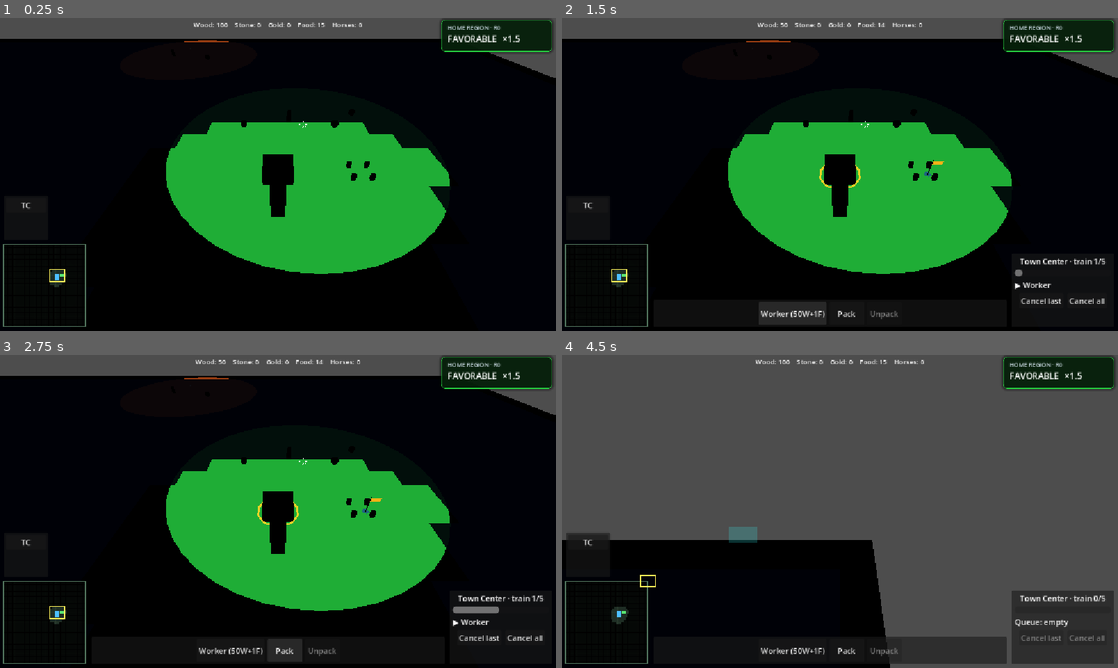
Above: before the commit, frames 1-4 (two rows, left to right).
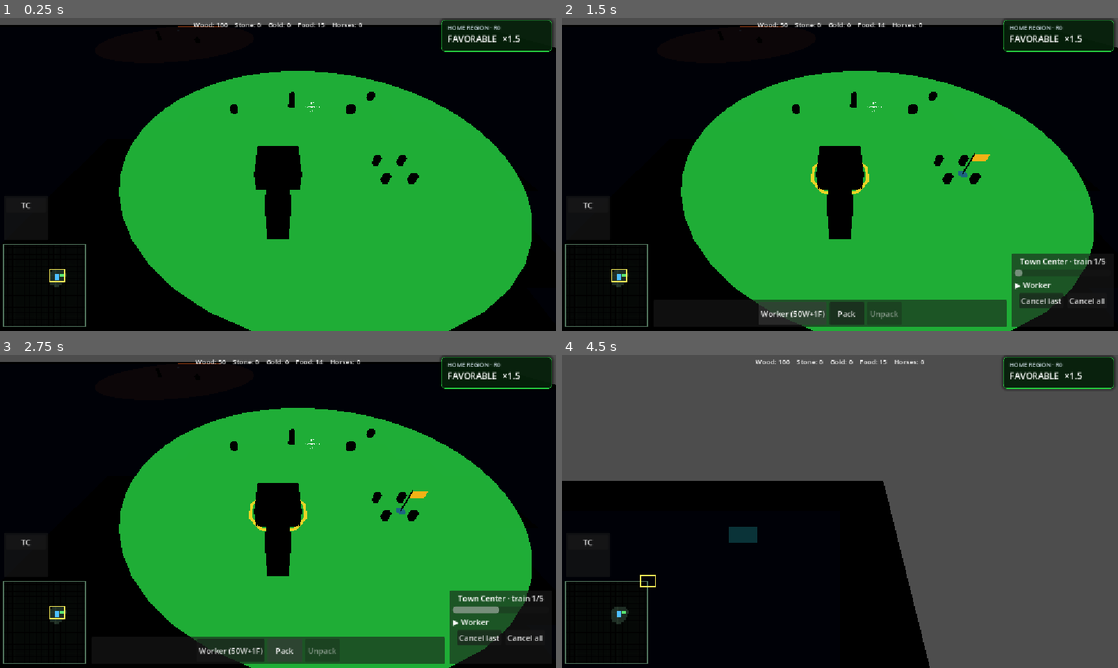
Above: after the commit, the same moments.

Repository: Ferrum-t/RTS-Game
Game: Godot game, scene res://Scenes/World/World.tscn
Two runs of this game, one before a commit and one after it. Both use one fixed random seed, a clock stepped at 60 frames per second and the inputs below.
Inputs (mouse positions are in pixels of both pictures, inside the frame that each line leads up to):
- Up to frame 1 (0.25 s): no input
- Up to frame 2 (1.5 s): click "TC" at 0.5 s; click "Worker (50W+1F)" at 1.25 s
- Up to frame 3 (2.75 s): click "Pack" at 2 s
- Up to frame 4 (4.5 s): click "Cancel last" at 2.75 s; drag from (606, 621) to (895, 442) at 3.52 s; drag from (728, 527) to (812, 574) at 4.27 s

The runs differ from the first frame. In frame 1, 35% of the frame differs, in the area x 0-100%, y 2-100%; in frame 2, 35%; in frame 3, 35%; in frame 4, 19%.

Commit message:
Fix camera: real dolly zoom, closer start on TC, edge-scroll ignores UI

Diff:
--- a/Scripts/Camera/camera_rts.gd
+++ b/Scripts/Camera/camera_rts.gd
@@ -6,10 +6,13 @@
 @export var zoom_speed := 2.0
 @export var rotate_speed := 0.005
 
-@export var edge_size := 20
+## Screen edge in pixels. Keep modest so unit clicks near HUD don't pan.
+@export var edge_size := 12
 
-@export var min_height := 8.0
-@export var max_height := 35.0
+## Dolly distance along CameraTilt +Z (was incorrectly zooming position.y).
+@export var min_distance := 12.0
+@export var max_distance := 40.0
+@export var start_distance := 20.0
 
 ## Map playable bounds (XZ). 200×200 field with margin inside zone extremes.
 @export var map_min_x: float = -95.0
@@ -36,10 +39,8 @@
 		return
 	var tc: Node3D = null
 	if bm.has_method("get_nearest_town_center"):
-		# Any player TC near origin; first registered is fine for start.
 		tc = bm.get_nearest_town_center(Vector3.ZERO, player_team_id)
 	if tc == null or not is_instance_valid(tc):
-		# Fallback: scan registered list if exposed.
 		var list: Array = bm.get("town_centers") if "town_centers" in bm else []
 		for b in list:
 			if b != null and is_instance_valid(b) and int(b.get("team_id")) == player_team_id:
@@ -51,66 +52,73 @@
 	global_position.x = p.x
 	global_position.z = p.z
 	_clamp_to_map()
+	_set_camera_distance(start_distance)
 	if OS.is_debug_build():
-		print("[CAMERA] start focus on ", tc.name, " at (", snappedf(p.x, 0.1), ", ", snappedf(p.z, 0.1), ")")
+		print("[CAMERA] start focus on ", tc.name, " at (", snappedf(p.x, 0.1), ", ", snappedf(p.z, 0.1), ") dist=", snappedf(start_distance, 0.1))
+
+
+func _set_camera_distance(dist: float) -> void:
+	if camera == null or not is_instance_valid(camera):
+		return
+	var d: float = clampf(dist, min_distance, max_distance)
+	# Camera lives on CameraTilt at local +Z; dolly zoom = change Z only.
+	camera.position = Vector3(0.0, 0.0, d)
+
+
+func _get_camera_distance() -> float:
+	if camera == null or not is_instance_valid(camera):
+		return start_distance
+	return camera.position.z
+
+
+func _mouse_over_ui() -> bool:
+	var vp := get_viewport()
+	if vp == null:
+		return false
+	var hovered: Control = vp.gui_get_hovered_control()
+	return hovered != null
 
 
 func _process(delta):
-
 	var move = Vector3.ZERO
 
 	# ===== WASD =====
-
 	if Input.is_action_pressed("move_forward"):
 		move.z -= 1
-
 	if Input.is_action_pressed("move_back"):
 		move.z += 1
-
 	if Input.is_action_pressed("move_left"):
 		move.x -= 1
-
 	if Input.is_action_pressed("move_right"):
 		move.x += 1
 
 	if move != Vector3.ZERO:
 		move = move.normalized()
-
 		var forward = transform.basis.z
 		var right = transform.basis.x
-
 		global_position += (right * move.x + forward * move.z) * move_speed * delta
 
+	# ===== Edge scroll (skip while cursor is over HUD / menus) =====
+	if not _mouse_over_ui():
+		var mouse = get_viewport().get_mouse_position()
+		var size = get_viewport().get_visible_rect().size
+		var edge_move = Vector3.ZERO
 
-	# ===== Edge scroll =====
+		if mouse.x <= edge_size:
+			edge_move.x -= 1
+		if mouse.x >= size.x - edge_size:
+			edge_move.x += 1
+		if mouse.y <= edge_size:
+			edge_move.z -= 1
+		if mouse.y >= size.y - edge_size:
+			edge_move.z += 1
 
-	var mouse = get_viewport().get_mouse_position()
-	var size = get_viewport().get_visible_rect().size
-
-	var edge_move = Vector3.ZERO
-
-	if mouse.x <= edge_size:
-		edge_move.x -= 1
-
-	if mouse.x >= size.x - edge_size:
-		edge_move.x += 1
-
-	if mouse.y <= edge_size:
-		edge_move.z -= 1
-
-	if mouse.y >= size.y - edge_size:
-		edge_move.z += 1
-
-	if edge_move != Vector3.ZERO:
-
-		edge_move = edge_move.normalized()
-
-		var forward = transform.basis.z
-		var right = transform.basis.x
-
-		var movement = right * edge_move.x + forward * edge_move.z
-
-		global_position += movement * edge_speed * delta
+		if edge_move != Vector3.ZERO:
+			edge_move = edge_move.normalized()
+			var forward = transform.basis.z
+			var right = transform.basis.x
+			var movement = right * edge_move.x + forward * edge_move.z
+			global_position += movement * edge_speed * delta
 
 	_clamp_to_map()
 
@@ -121,29 +129,19 @@
 
 
 func _unhandled_input(event):
-
 	# ===== Middle-mouse rotate =====
-
 	if event is InputEventMouseButton:
-
 		if event.button_index == MOUSE_BUTTON_MIDDLE:
 			rotating = event.pressed
 
 		if event.pressed:
-
 			if event.button_index == MOUSE_BUTTON_WHEEL_UP:
-				camera.position.y -= zoom_speed
-
+				_set_camera_distance(_get_camera_distance() - zoom_speed)
+				get_viewport().set_input_as_handled()
 			elif event.button_index == MOUSE_BUTTON_WHEEL_DOWN:
-				camera.position.y += zoom_speed
-
-			camera.position.y = clamp(
-				camera.position.y,
-				min_height,
-				max_height
-			)
+				_set_camera_distance(_get_camera_distance() + zoom_speed)
+				get_viewport().set_input_as_handled()
 
 	# ===== Camera yaw =====
-
 	if event is InputEventMouseMotion and rotating:
 		rotation.y -= event.relative.x * rotate_speed
